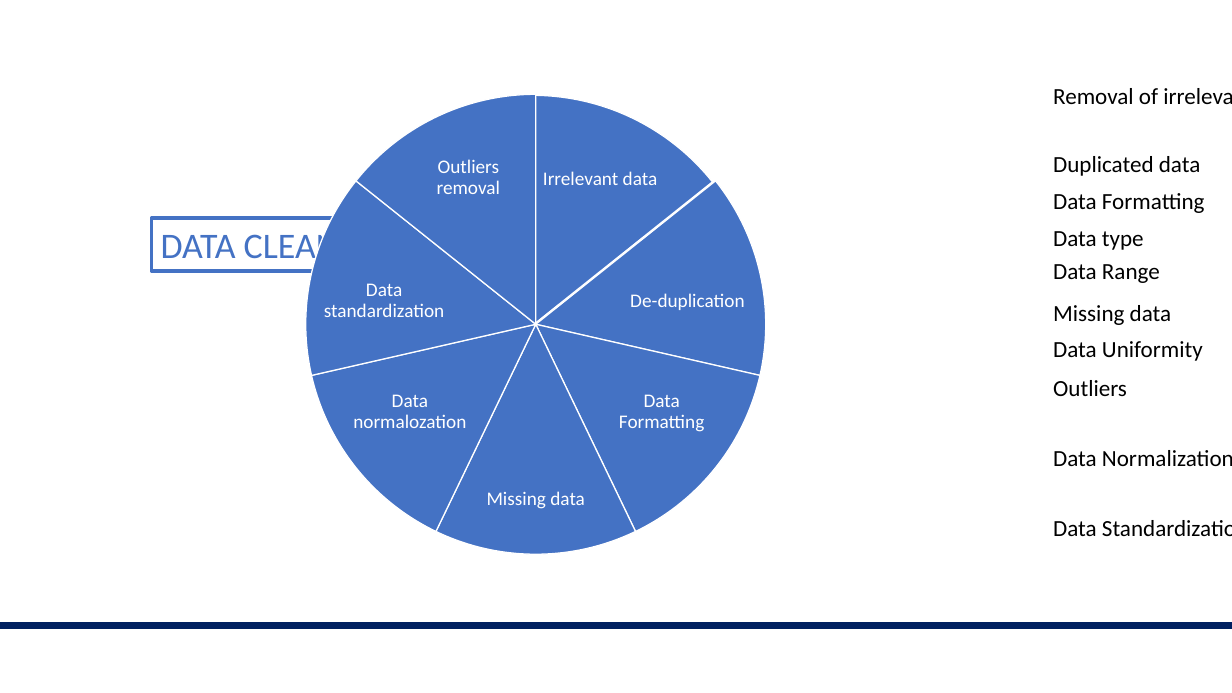
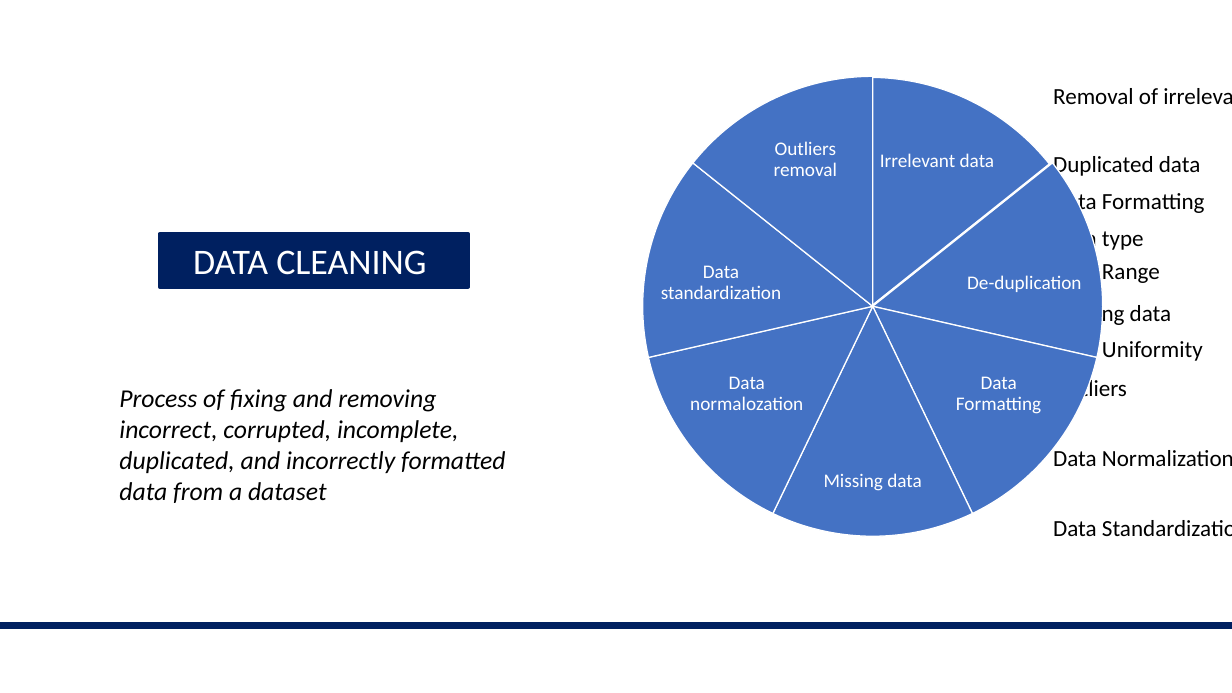
Before and after one commit to valegiunchiglia/2022-Module3-ImperialCollege, a slide deck: slide 7 of Day2/Day2.pptx (slide 6 before the commit). Drawn at 1232x693 pixels with LibreOffice and Linux fonts; fonts in the diff are those of the drawing. Boxes give left, top, right and bottom in pixels: in the first picture for what was removed or moved away, otherwise in the second. Text is boxed around its words. In the diff, an @@ line names an element or a change of style, - is before the commit and + after.

```diff
--- a/Day2/Day2.pptx
+++ b/Day2/Day2.pptx
@@ pie slice (boxed as its full ellipse): place and size @@
-pie slice (boxed as its full ellipse) at [303, 95, 763, 555]
+pie slice (boxed as its full ellipse) at [643, 77, 1104, 537]
@@ 6 pie slice (boxed as its full ellipse)s: place and size @@
-6 pie slice (boxed as its full ellipse)s at [306, 94, 766, 555]
+6 pie slice (boxed as its full ellipse)s at [640, 77, 1104, 538]
@@ proportions changed in 7 elements at [640, 78, 1100, 538], [643, 77, 1104, 537], [643, 77, 1104, 537], [643, 77, 1104, 537], [643, 77, 1104, 537], [643, 77, 1104, 537], [643, 77, 1104, 537] @@
@@ 6 texts: place and size @@
-6 texts at [324, 159, 744, 509]
+6 texts at [661, 141, 1081, 491]
@@ rectangle "DATA CLEANING": place and size @@
-rectangle "DATA CLEANING" at [152, 218, 460, 271]
+rectangle "DATA CLEANING" at [160, 234, 469, 287]
@@ rectangle "DATA CLEANING" at [160, 234, 469, 287]: text colour #4472C4 to #FFFFFF; alignment left to centre; fill none to #002060; outline #4472C4 3 pt to #002060 3 pt @@
@@ text "Data normalozation": place and size @@
-text "Data normalozation" at [353, 394, 466, 428]
+text "Data normalozation" at [690, 376, 803, 410]
@@ text added at [119, 389, 506, 503], 20 pt, text #000000, italic @@
+Process of fixing and removing incorrect, corrupted, incomplete, duplicated, and incorrectly formatted data from a dataset
```
Also in this commit, not shown: 1 other slide changed, 1 slide added, 1 other file.
